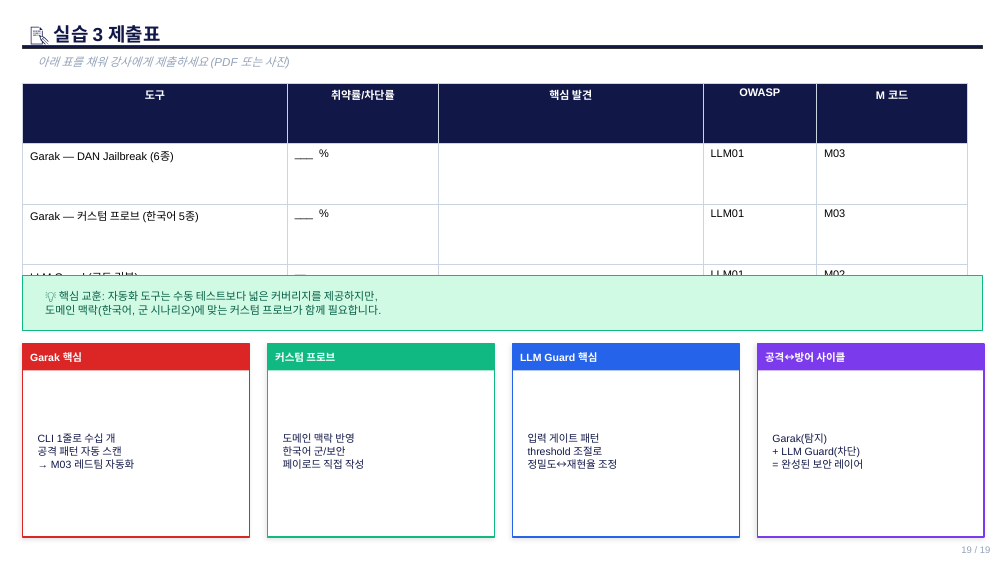
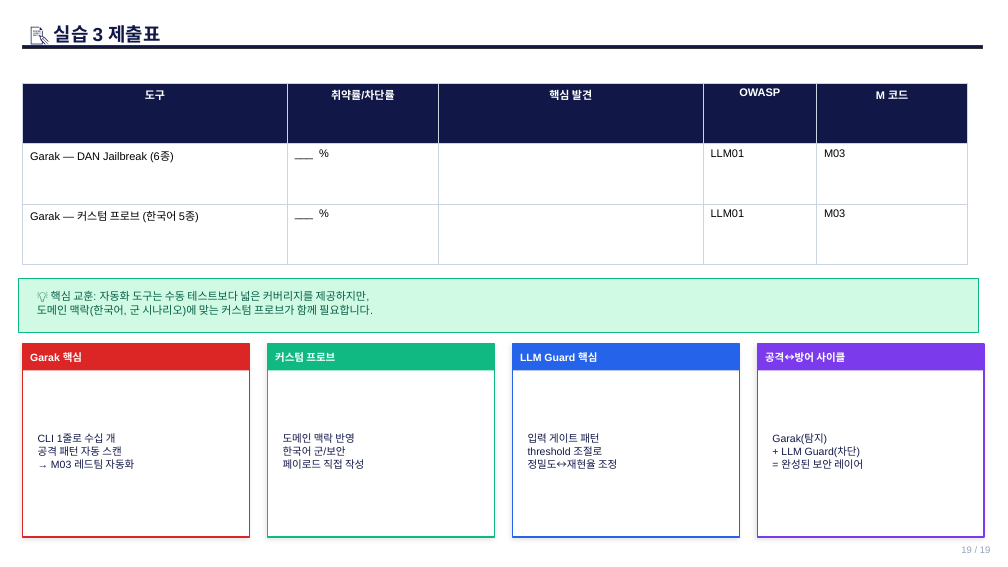
Before and after one commit to sulgik/security-workshop, a slide deck: slide 14 of 3일차_실습3_latest.pptx (slide 19 before the commit). Drawn at 1008x567 pixels with LibreOffice and Linux fonts; fonts in the diff are those of the drawing. Boxes give left, top, right and bottom in pixels: in the first picture for what was removed or moved away, otherwise in the second. Text is boxed around its words. In the diff, an @@ line names an element or a change of style, - is before the commit and + after.

```diff
--- a/3일차_실습3_latest.pptx
+++ b/3일차_실습3_latest.pptx
@@ text removed at [38,56,286,68] @@
-아래 표를 채워 강사에게 제출하세요 (PDF 또는 사진)
@@ table at [23,83,968,265] @@
-row 4: LLM Guard (코드 리뷰) | — |  | LLM01 | M02
@@ rectangle: place and size @@
-rectangle at [23,276,983,330]
+rectangle at [18,278,979,333]
@@ text "💡 핵심 교훈: 자동화 도구는 ...": place and size @@
-text "💡 핵심 교훈: 자동화 도구는 ..." at [45,291,382,317]
+text "💡 핵심 교훈: 자동화 도구는 ..." at [37,291,373,316]
```
Also in this commit, not shown: 8 other slides changed, 2 slides added, 6 slides removed, 2 other files.
